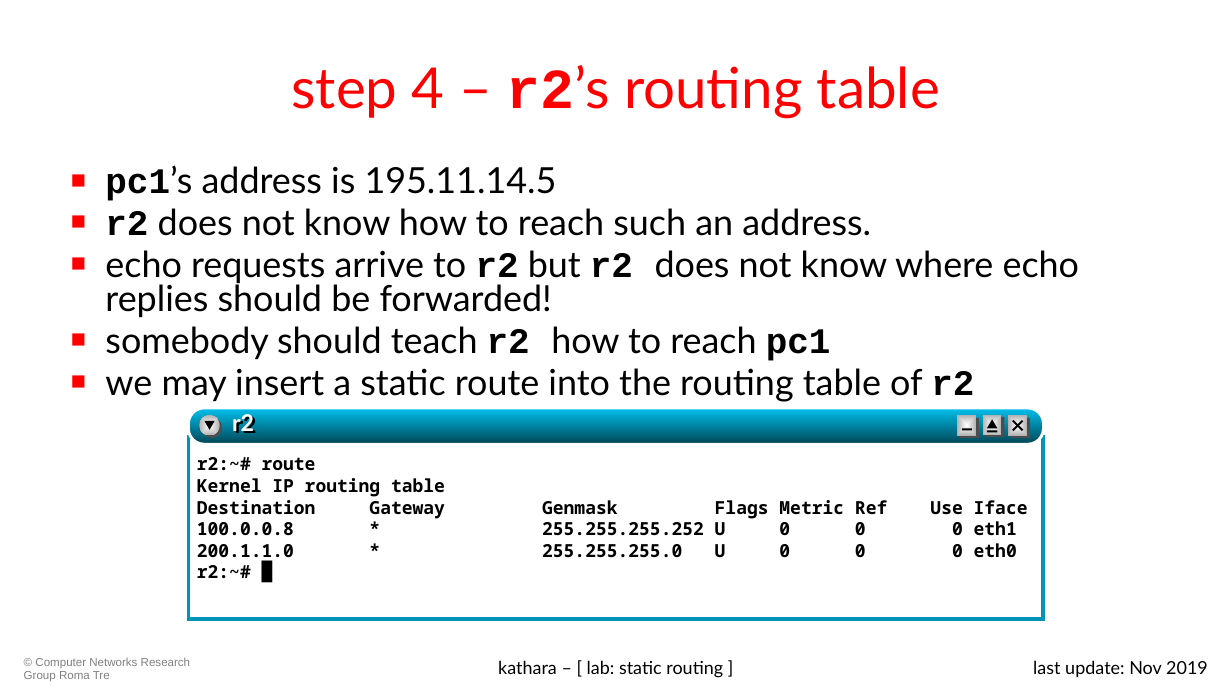
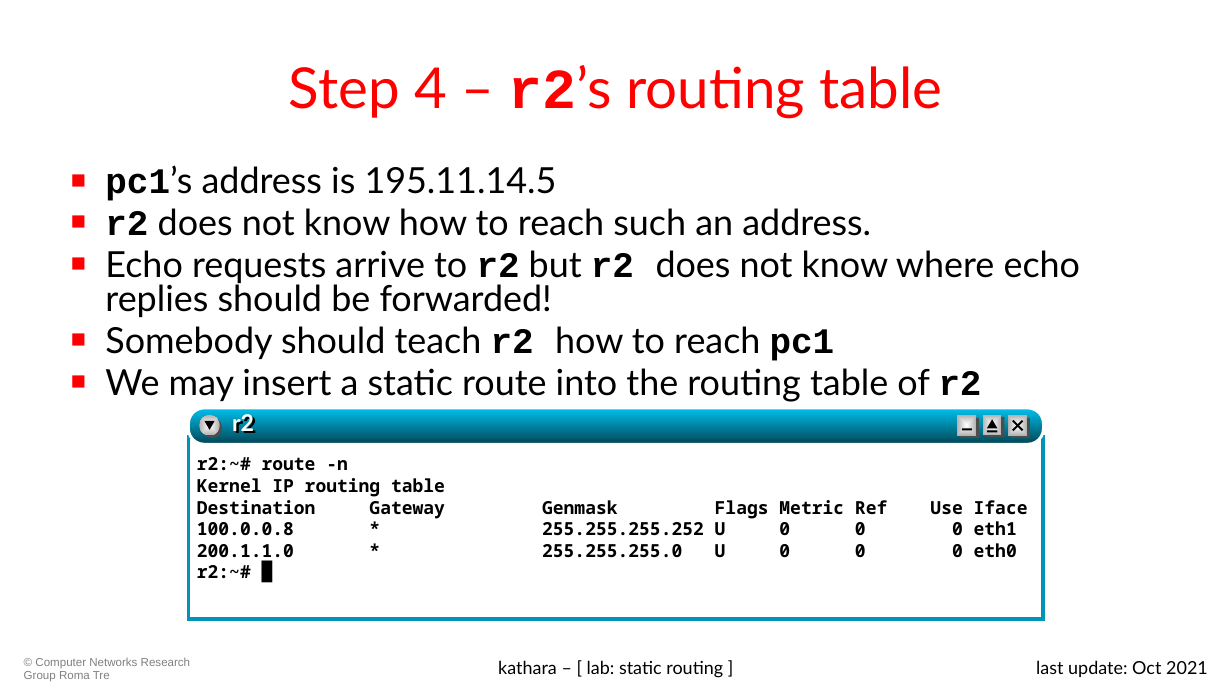
Before and after one commit to KatharaFramework/Kathara-Labs, a slide deck: slide 13 of Basic Topics/Static routing/004-kathara-lab_static-routing.pptx (slide 15 before the commit). Drawn at 1232x693 pixels with LibreOffice and Linux fonts; fonts in the diff are those of the drawing. Boxes give left, top, right and bottom in pixels: in the first picture for what was removed or moved away, otherwise in the second. Text is boxed around its words. In the diff, an @@ line names an element or a change of style, - is before the commit and + after.

```diff
--- a/Basic Topics/Static routing/004-kathara-lab_static-routing.pptx
+++ b/Basic Topics/Static routing/004-kathara-lab_static-routing.pptx
@@ title at box(289, 66, 942, 118): text changed @@
-step 4 – r2’s routing table
+Step 4 – r2’s routing table
@@ text at box(105, 250, 1080, 402): text changed @@
-■ echo requests arrive to r2 but r2 does not know where echo replies should be forwarded!
-■ somebody should teach r2 how to reach pc1
-■ we may insert a static route into the routing table of r2
+■ Echo requests arrive to r2 but r2 does not know where echo replies should be forwarded!
+■ Somebody should teach r2 how to reach pc1
+■ We may insert a static route into the routing table of r2
@@ text at box(197, 457, 348, 471): text changed @@
-r2:~# route
+r2:~# route -n
@@ text at box(1036, 660, 1208, 677): text changed @@
-last update: Nov 2019
+last update: Oct 2021
```
Also in this commit, not shown: 17 other slides changed, 2 slides removed, 9 other files.
